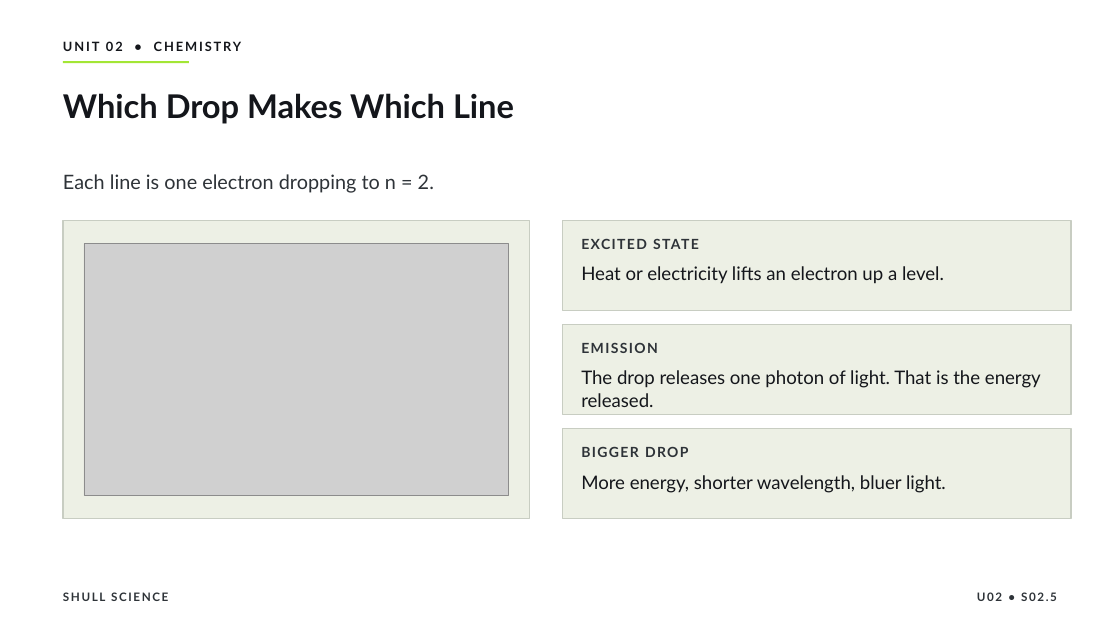
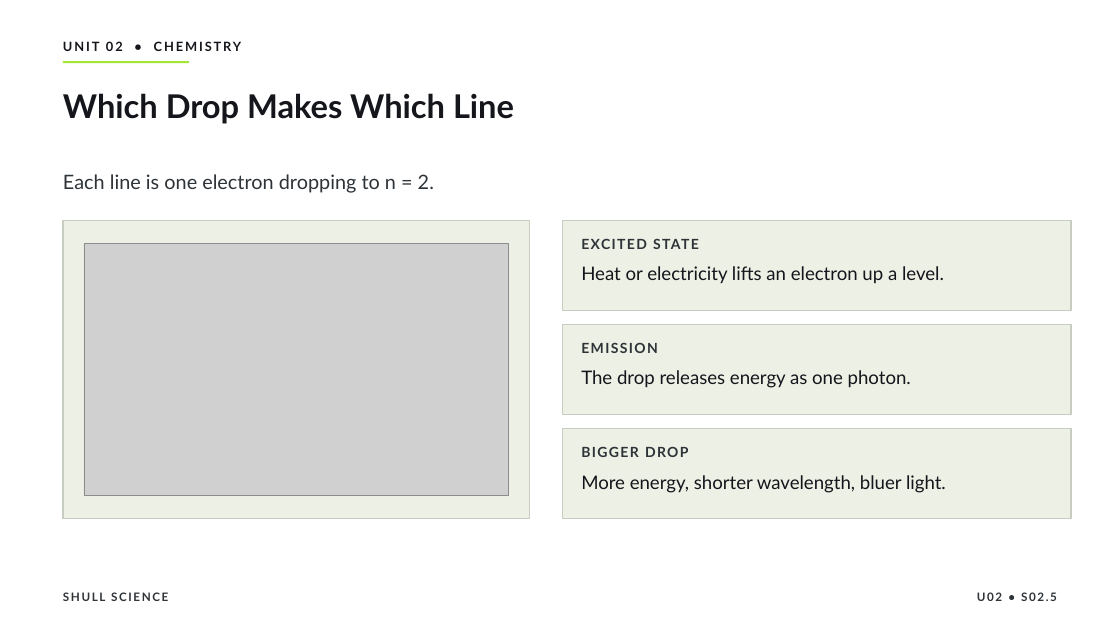
Before and after one commit to Hayabusa015/WorkWork, a slide deck: slide 9 of deliverables/chem-u02/SHULL_CHEM_Slides_U02_S02.5.pptx. Drawn at 1120x630 pixels with LibreOffice and Linux fonts; fonts in the diff are those of the drawing; grey boxes stand for pictures. Boxes give left, top, right and bottom in pixels: in the first picture for what was removed or moved away, otherwise in the second. Text is boxed around its words. In the diff, an @@ line names an element or a change of style, - is before the commit and + after.

```diff
--- a/deliverables/chem-u02/SHULL_CHEM_Slides_U02_S02.5.pptx
+++ b/deliverables/chem-u02/SHULL_CHEM_Slides_U02_S02.5.pptx
@@ text at bbox=[581, 370, 911, 388]: text changed @@
-The drop releases one photon of light. That is the energy released.
+The drop releases energy as one photon.
```
Also in this commit, not shown: 6 other files.
